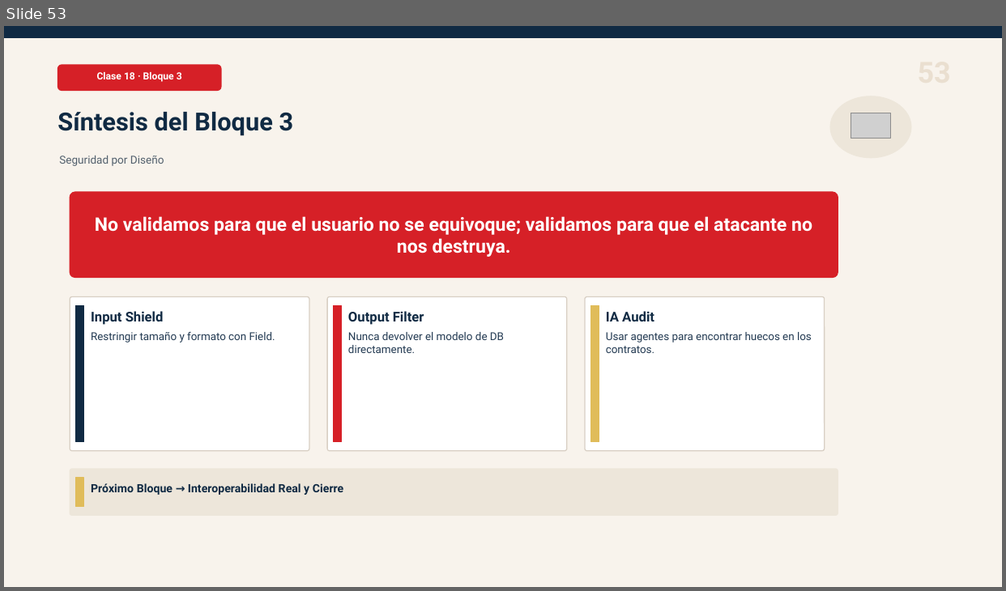
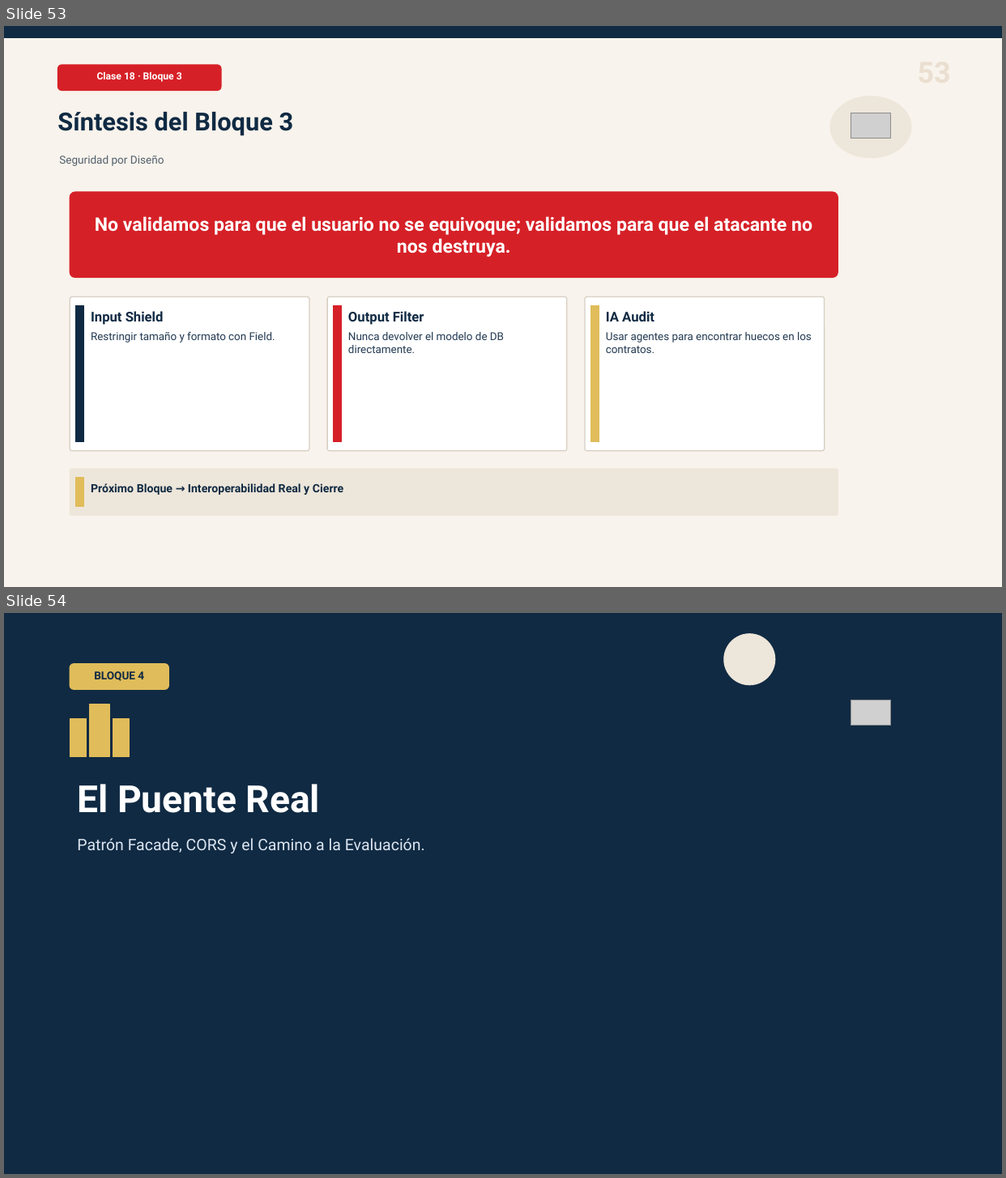
Before and after one commit to Dieg0Code/PRO301_Taller_de_Aplicaciones_para_Internet, a slide deck: clases/semana-06/03/ppt/Clase-18-API-Profesional.pptx. Shown one above the other, each under a label of ours: slide 53 before the commit, slides 53 and 54 after it. The pictures are 1006x591 and 1006x1178 pixels, drawn with LibreOffice and Linux fonts; fonts in the diff are those of the drawing; grey boxes stand for pictures. Boxes give left, top, right and bottom in pixels: in the first picture for what was removed or moved away, otherwise in the second. Text is boxed around its words. In the diff, an @@ line names an element or a change of style, - is before the commit and + after.

```diff
--- a/clases/semana-06/03/ppt/Clase-18-API-Profesional.pptx
+++ b/clases/semana-06/03/ppt/Clase-18-API-Profesional.pptx
@@ slide 54 added at (4, 613, 1002, 1174), background #102A43 @@
@@ ellipse added at (724, 634, 775, 685), fill #EDE6DA, outline #EDE6DA 1 pt @@
@@ rounded rectangle added at (70, 664, 168, 689), fill #E0BC5A, outline #E0BC5A 1 pt @@
@@ text added at (94, 671, 144, 681), 10.6 pt, text #102A43, bold @@
+BLOQUE 4
@@ rectangle added at (89, 705, 108, 756), fill #E0BC5A, outline #E0BC5A 1 pt @@
@@ picture added at (850, 700, 891, 726) @@
@@ rectangle added at (70, 719, 87, 757), fill #E0BC5A, outline #E0BC5A 1 pt @@
@@ rectangle added at (113, 719, 129, 757), fill #E0BC5A, outline #E0BC5A 1 pt @@
@@ text added at (77, 784, 320, 813), 36 pt, text #FFFFFF, bold @@
+El Puente Real
@@ text added at (77, 838, 425, 854), 15.2 pt, text #DCE6F2 @@
+Patrón Facade, CORS y el Camino a la Evaluación.
```
Also in this commit, not shown: 14 other slides added, 1 other file.
